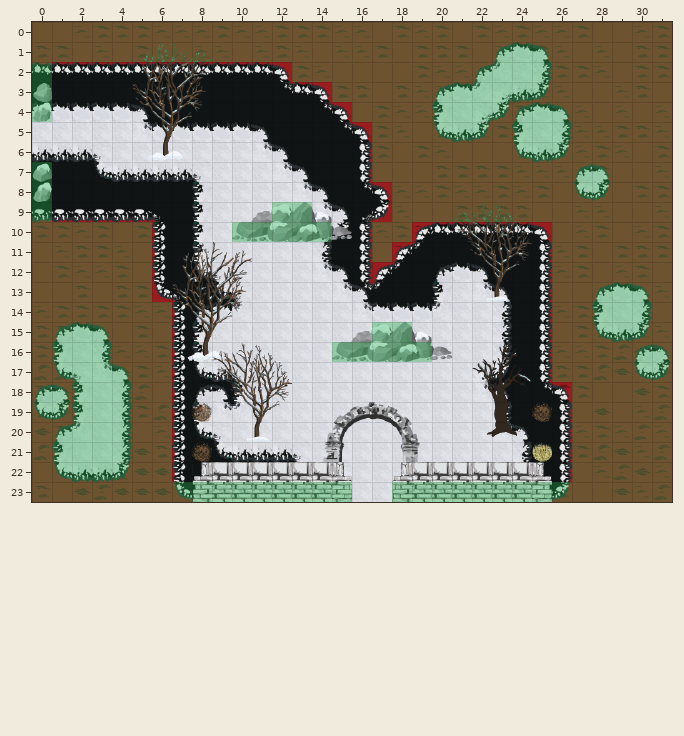
Two states of a Tiled map, levels_tmx/tmx/new_2.tmx. The picture above was drawn from the file before the commit.
Cells are 32x32 px. Shown: x 0..31, y 0..23.
And afterwards:
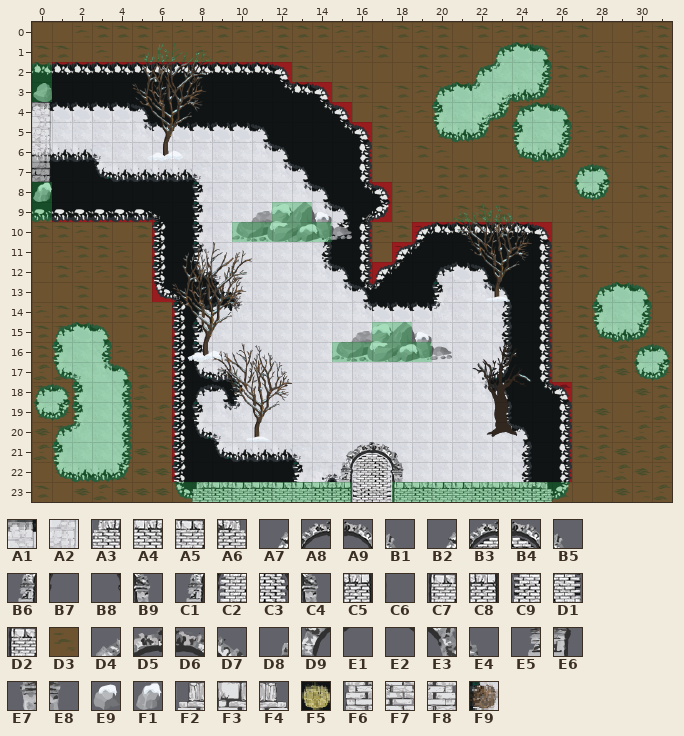
Key: from "Silent Wood-03": A1 6, A2 18, A3 26, A4 27, A5 28, A6 29; from "Silent Wood-07": A7 0, A8 1, A9 2, B1 3, B2 4, B3 5, B4 6, B5 7, B6 12, B7 13, B8 14, B9 15, C1 16, C2 17, C3 18, C4 19, C5 24, C6 25, C7 27, C8 28, C9 29, D1 30, D2 31; from "coll": D3 0; from "obj": D4 1, D5 2, D6 3, D7 4, D8 20, D9 21, E1 22, E2 23, E3 24, E4 25, E5 40, E6 41, E7 44, E8 45, E9 58, F1 79, F2 84, F3 86, F4 91, F5 92, F6 104, F7 105, F8 111, F9 112.
__ is an empty cell.
Tiles of an added or newly shown layer are drawn over the layers below it.
See-through tiles are keyed as they look on the map.
Edits made:
Layer "GroundObjects":
y 4: x 0 F1 -> __
y 7: x 0 E9 -> __
y 19: x 8 F9 -> __; x 25 F9 -> __
y 21: x 8 F9 -> __; x 25 F5 -> __
Layer "TopObjects":
y 19: x 15..18 D4 D5 D6 D7 -> __ __ __ __
y 20: x 14..19 D8 D9 E1 E2 E3 E4 -> __ __ __ __ __ __
y 21: x 14..19 E5 E6 __ __ E7 E8 -> __ A7 A8 A9 B1 __
y 22: x 8..25 F2 F3 F3 F3 F3 F3 F3 F4 __ __ F2 F3 F3 F3 F3 F3 F3 F4 -> __ __ __ __ __ __ __ B6 B7 B8 B9 __ __ __ __ __ __ __
y 23: x 8..16 F6 F7 F7 F7 F7 F7 F7 F8 __ -> A3 A4 A5 A4 A5 A5 A4 C5 C6; x 18..25 F6 F7 F7 F7 F7 F7 F7 F8 -> C7 A4 A5 A5 A4 A4 A4 A6
Layer "DBSouth" (now shown):
y 21: x 15..18 __ __ __ __ -> B2 B3 B4 B5
y 22: x 15..18 __ __ __ __ -> C1 C2 C3 C4
y 23: x 15..18 __ __ __ __ -> C8 C9 D1 D2
Layer "DBWest" (now shown):
y 4: x 0 __ -> A1
y 5: x 0 __ -> A2
y 6: x 0 __ -> A1
y 7: x 0 __ -> A2
Layer "Collision":
y 4: x 0 D3 -> __
y 7: x 0 D3 -> __
